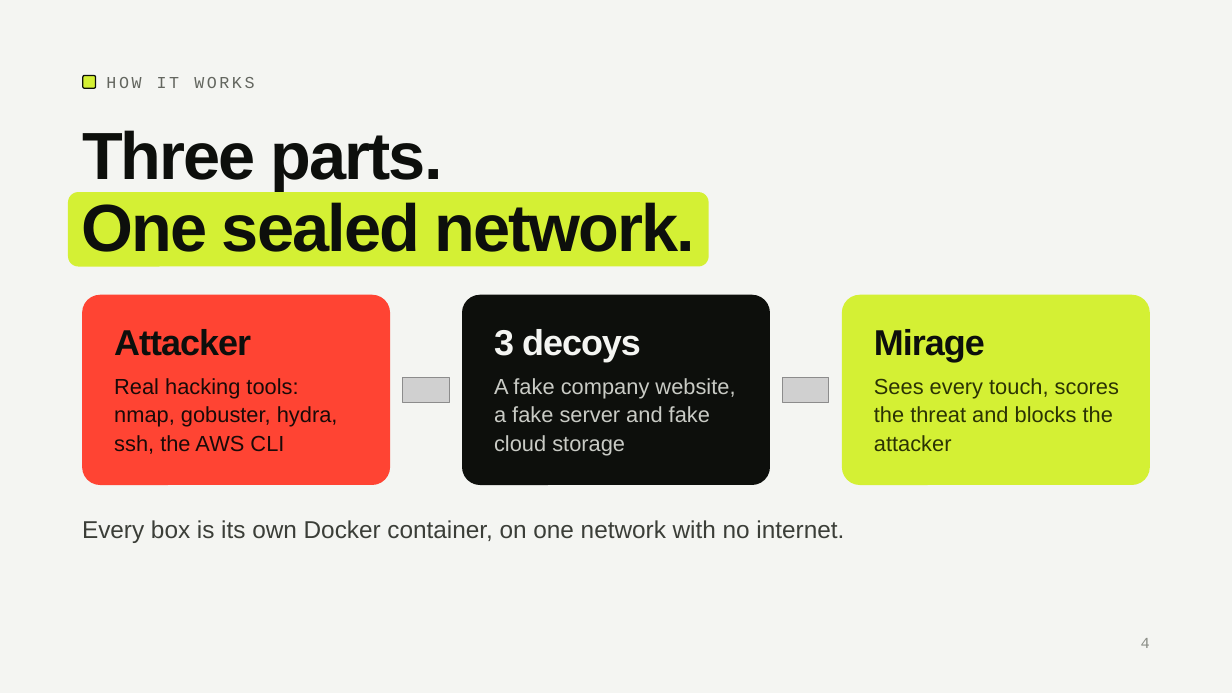
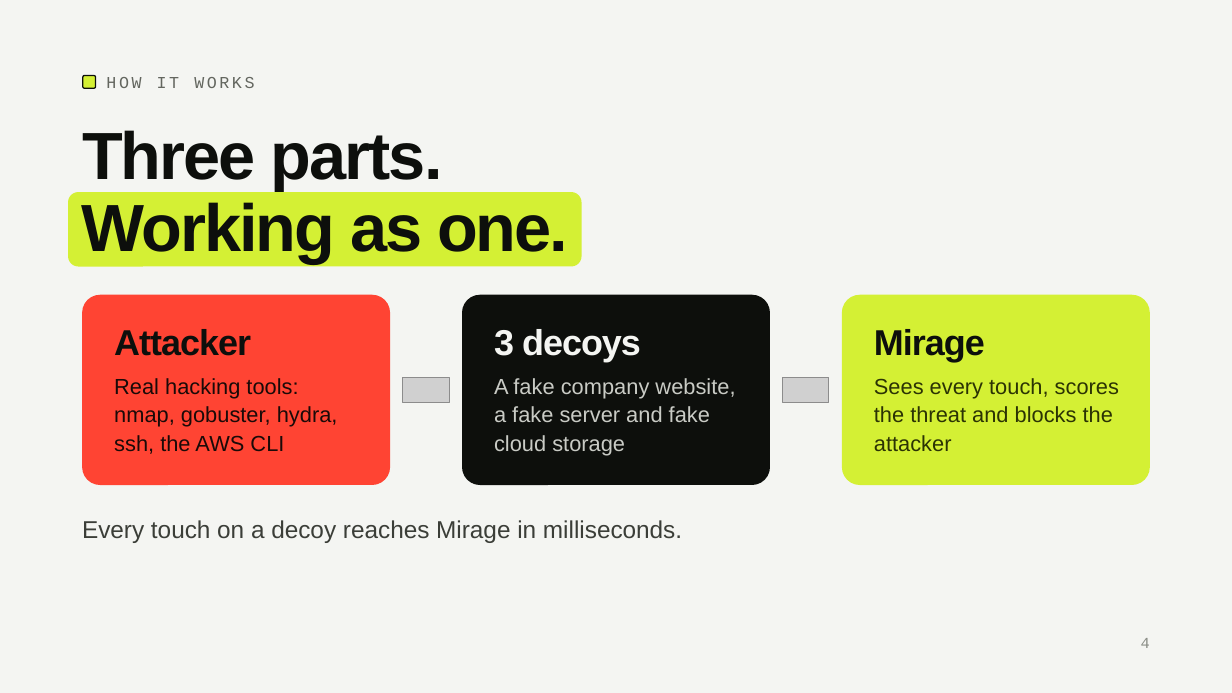
Before and after one commit to AmarWaqar-TSKLI/mirage, a slide deck: slide 4 of submissions/project-presentation/Group5_presentation.pptx. Drawn at 1232x693 pixels with LibreOffice and Linux fonts; fonts in the diff are those of the drawing; grey boxes stand for pictures. Boxes give left, top, right and bottom in pixels: in the first picture for what was removed or moved away, otherwise in the second. Text is boxed around its words. In the diff, an @@ line names an element or a change of style, - is before the commit and + after.

Commit message:
Reword the how-it-works slide

```diff
--- a/submissions/project-presentation/Group5_presentation.pptx
+++ b/submissions/project-presentation/Group5_presentation.pptx
@@ freeform shape "Working as one." resized from (x1=68, y1=192, x2=709, y2=267) to (x1=68, y1=192, x2=582, y2=267) @@
@@ text in freeform shape at (x1=81, y1=202, x2=568, y2=263): text changed @@
-One sealed network.
+Working as one.
@@ text at (x1=82, y1=520, x2=682, y2=543): text changed @@
-Every box is its own Docker container, on one network with no internet.
+Every touch on a decoy reaches Mirage in milliseconds.
```
